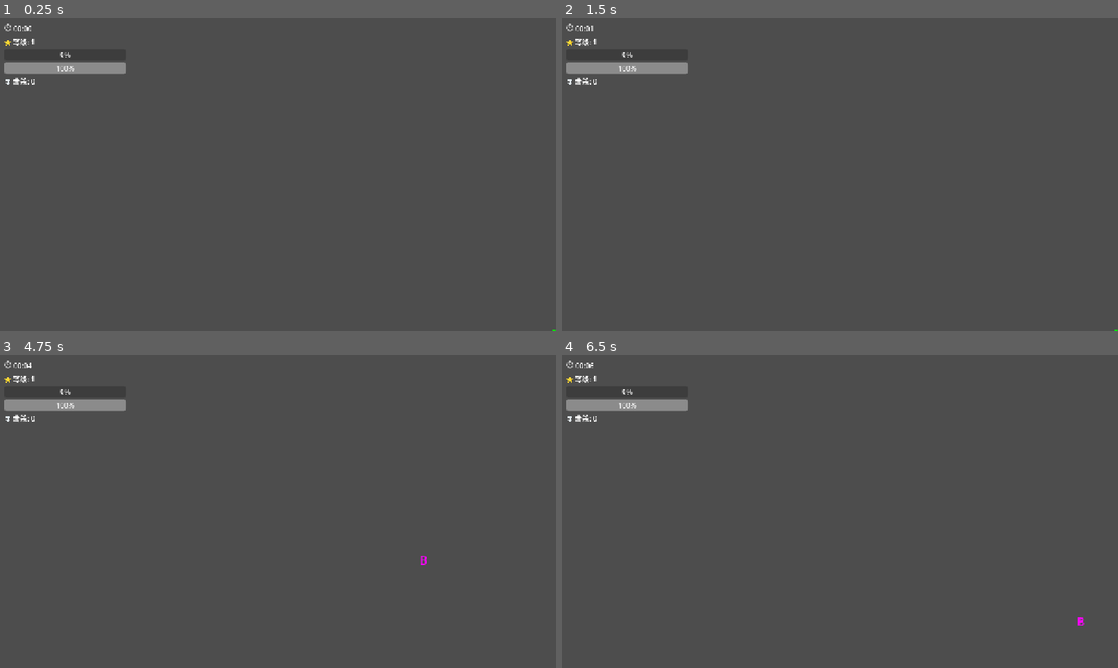
Above: before the commit, frames 1-4 (two rows, left to right).
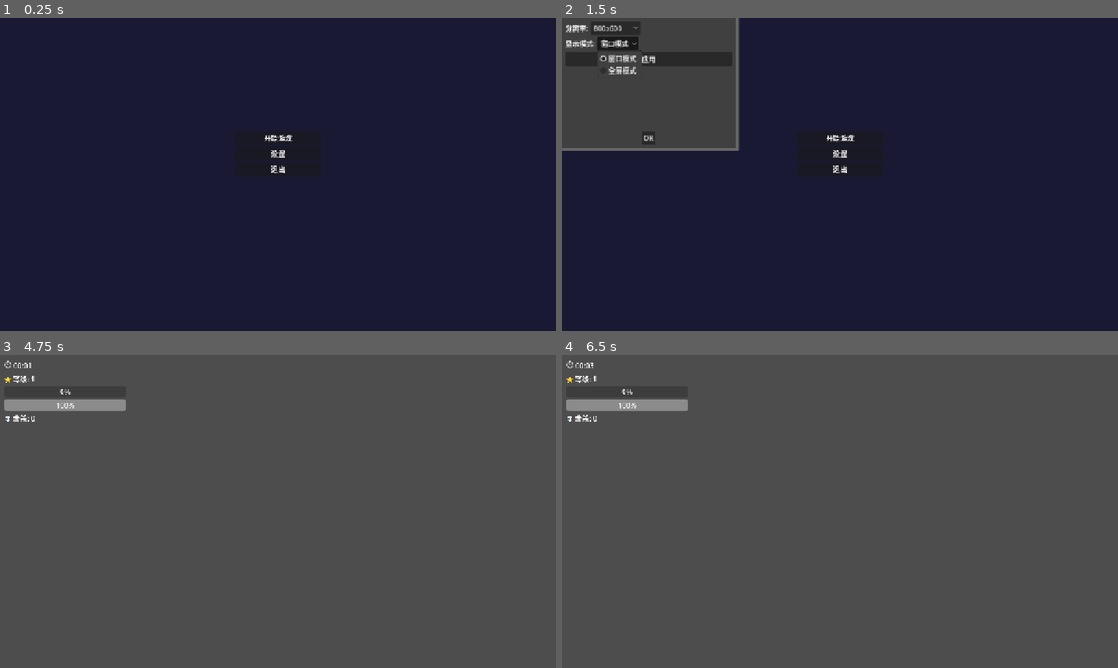
Above: after the commit, the same moments.

Repository: Coulky/milk
Game: Godot game, scene res://scenes/ui/main_menu.tscn
The game is run twice, just before and just after one commit, with the same random seed, the same clock (stepped at 60 frames per second) and the same inputs. Before the commit the project starts from res://scenes/main.tscn.
Inputs (mouse positions are in pixels of both pictures, inside the frame that each line leads up to):
- Up to frame 1 (0.25 s): no input
- Up to frame 2 (1.5 s): click (840, 152) at 0.5 s, where only the run after the commit has a clickable "设置"; click (617, 43) at 1.25 s, where only the run after the commit has a clickable "窗口模式"
- Up to frame 3 (4.75 s): click (88, 395) at 2 s, where only the run after the commit has a clickable "应用"; click (278, 473) at 2.75 s, where only the run after the commit has a clickable "开始游戏"; tap Enter (ui_accept) at 3.5, 3.77, 4.25, 4.52 s; hold D (move_right) 3.53-4.28 s; hold S (move_down) from 4.28 s (still down)
- Up to frame 4 (6.5 s): release S (move_down) at 5.03 s; hold D (move_right) 5.03-5.78 s; tap Enter (ui_accept) at 5.75, 6.02 s; hold W (move_up) from 5.78 s (still down)

The runs differ from the first frame. In frame 1, 100% of the frame differs, in the area x 0-100%, y 0-100%; in frame 2, 89%; in frame 3, less than 0.1%; in frame 4, less than 0.1%.

Commit message:
主界面 fix

Diff:
--- a/project.godot
+++ b/project.godot
@@ -16,7 +16,7 @@
 
 config/name="Milk Survivor"
 config/description="A Vampire Survivors-like game"
-run/main_scene="res://scenes/main.tscn"
+run/main_scene="res://scenes/ui/main_menu.tscn"
 config/features=PackedStringArray("4.6", "Forward Plus")
 config/icon="res://icon.svg"
 
--- /dev/null
+++ b/scenes/ui/main_menu.tscn
@@ -0,0 +1,48 @@
+[gd_scene load_steps=2 format=3 uid="uid://main_menu_scene"]
+
+[ext_resource type="Script" path="res://scripts/ui/main_menu.gd" id="1_main_menu"]
+
+[node name="MainMenu" type="Control"]
+layout_mode = 3
+anchors_preset = 15
+anchor_right = 1.0
+anchor_bottom = 1.0
+grow_horizontal = 2
+grow_vertical = 2
+script = ExtResource("1_main_menu")
+
+[node name="Background" type="ColorRect" parent="."]
+anchors_preset = 15
+anchor_right = 1.0
+anchor_bottom = 1.0
+grow_horizontal = 2
+grow_vertical = 2
+color = Color(0.1, 0.1, 0.2, 1)
+
+[node name="VBoxContainer" type="VBoxContainer" parent="."]
+layout_mode = 2
+anchors_preset = 8
+anchor_left = 0.5
+anchor_top = 0.5
+anchor_right = 0.5
+anchor_bottom = 0.5
+offset_left = -100.0
+offset_top = -100.0
+offset_right = 100.0
+offset_bottom = 100.0
+
+[node name="StartButton" type="Button" parent="VBoxContainer"]
+layout_mode = 2
+text = "开始游戏"
+
+[node name="SettingsButton" type="Button" parent="VBoxContainer"]
+layout_mode = 2
+text = "设置"
+
+[node name="QuitButton" type="Button" parent="VBoxContainer"]
+layout_mode = 2
+text = "退出"
+
+[connection signal="pressed" from="VBoxContainer/StartButton" to="." method="_on_start_button_pressed"]
+[connection signal="pressed" from="VBoxContainer/SettingsButton" to="." method="_on_settings_button_pressed"]
+[connection signal="pressed" from="VBoxContainer/QuitButton" to="." method="_on_quit_button_pressed"]
--- /dev/null
+++ b/scripts/ui/main_menu.gd
@@ -0,0 +1,87 @@
+extends Control
+
+var game_scene = preload("res://scenes/main.tscn")
+
+# 常用分辨率选项
+var resolutions = [
+	Vector2(800, 600),
+	Vector2(1024, 768),
+	Vector2(1280, 720),  # HD
+	Vector2(1920, 1080),  # FHD
+	Vector2(2560, 1440),  # QHD
+	Vector2(3840, 2160)  # 4K
+]
+
+func _ready():
+	pass
+
+func _on_start_button_pressed():
+	# 使用推荐的场景切换方式，确保场景正确清理
+	get_tree().change_scene_to_packed(game_scene)
+
+func _on_settings_button_pressed():
+	# 创建设置对话框
+	var dialog = AcceptDialog.new()
+	dialog.title = "设置"
+	dialog.min_size = Vector2(400, 300)
+
+	# 创建垂直容器
+	var vbox = VBoxContainer.new()
+	dialog.add_child(vbox)
+
+	# 分辨率设置
+	var resolution_hbox = HBoxContainer.new()
+	vbox.add_child(resolution_hbox)
+
+	var resolution_label = Label.new()
+	resolution_label.text = "分辨率:"
+	resolution_hbox.add_child(resolution_label)
+
+	var resolution_option = OptionButton.new()
+	for res in resolutions:
+		resolution_option.add_item("%dx%d" % [res.x, res.y])
+	# 默认选择当前分辨率
+	var current_size = Vector2(get_viewport().size)
+	for i in range(resolutions.size()):
+		if resolutions[i] == current_size:
+			resolution_option.selected = i
+			break
+	resolution_hbox.add_child(resolution_option)
+
+	# 窗口模式设置
+	var mode_hbox = HBoxContainer.new()
+	vbox.add_child(mode_hbox)
+
+	var mode_label = Label.new()
+	mode_label.text = "显示模式:"
+	mode_hbox.add_child(mode_label)
+
+	var mode_option = OptionButton.new()
+	mode_option.add_item("窗口模式")
+	mode_option.add_item("全屏模式")
+	# 默认选择当前模式
+	mode_option.selected = 1 if DisplayServer.window_get_mode() == DisplayServer.WINDOW_MODE_FULLSCREEN else 0
+	mode_hbox.add_child(mode_option)
+
+	# 应用按钮
+	var apply_button = Button.new()
+	apply_button.text = "应用"
+	apply_button.pressed.connect(func():
+		# 应用分辨率
+		var selected_res = resolutions[resolution_option.selected]
+		DisplayServer.window_set_size(selected_res)
+
+		# 应用显示模式
+		var mode = DisplayServer.WINDOW_MODE_WINDOWED if mode_option.selected == 0 else DisplayServer.WINDOW_MODE_FULLSCREEN
+		DisplayServer.window_set_mode(mode)
+
+		dialog.hide()
+		dialog.queue_free()
+	)
+	vbox.add_child(apply_button)
+
+	add_child(dialog)
+	dialog.show()
+
+func _on_quit_button_pressed():
+	get_tree().quit()
Not shown, added: scripts/ui/main_menu.gd.uid
